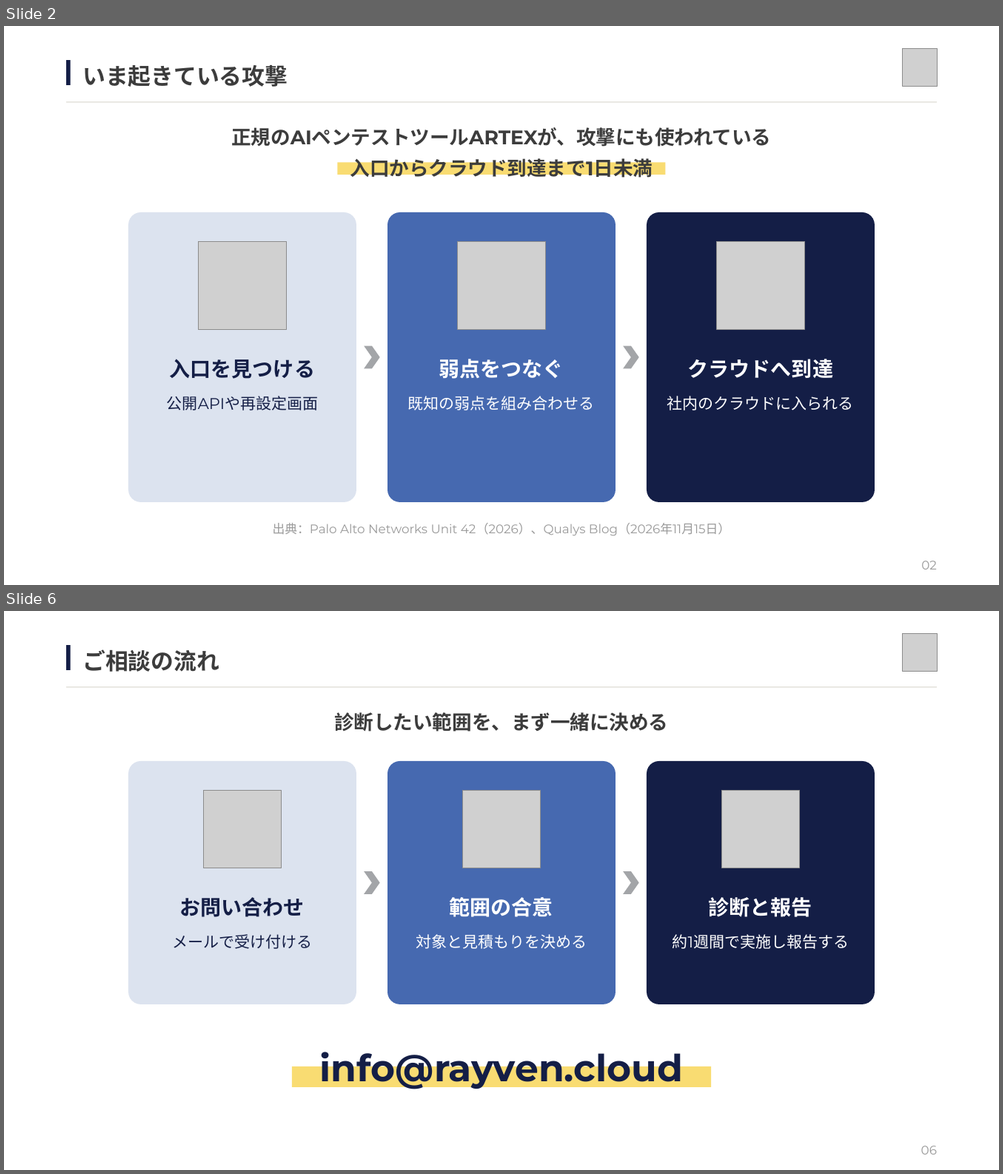
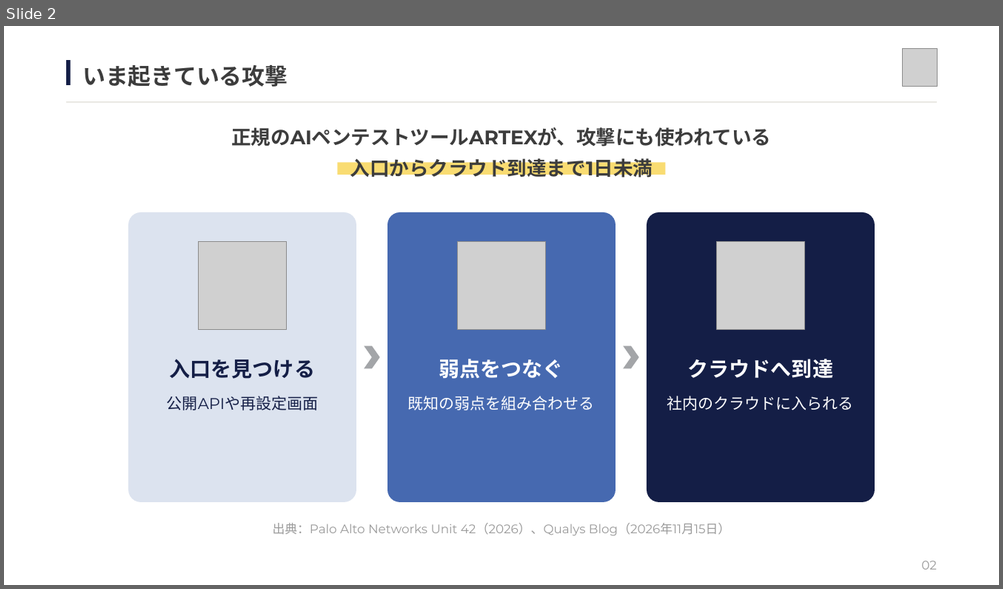
Before and after one commit to yoshiy-dev/yoshiy-dev, a slide deck: artex-deck/Artex_サービス説明.pptx. Shown one above the other, each under a label of ours: slides 2 and 6 before the commit, slide 2 after it; the slides between them are not shown. The pictures are 1003x1174 and 1003x589 pixels, drawn with LibreOffice and Linux fonts; fonts in the diff are those of the drawing; grey boxes stand for pictures. Boxes give left, top, right and bottom in pixels: in the first picture for what was removed or moved away, otherwise in the second. Text is boxed around its words. In the diff, an @@ line names an element or a change of style, - is before the commit and + after.

```diff
--- a/artex-deck/Artex_サービス説明.pptx
+++ b/artex-deck/Artex_サービス説明.pptx
@@ slide 6 removed at (x1=4, y1=611, x2=999, y2=1170), background #FFFFFF @@
@@ rectangle removed at (x1=66, y1=645, x2=71, y2=670) @@
@@ text removed at (x1=82, y1=649, x2=219, y2=672) @@
-ご相談の流れ
@@ picture removed at (x1=902, y1=634, x2=936, y2=672) @@
@@ rectangle removed at (x1=66, y1=686, x2=936, y2=687) @@
@@ text removed at (x1=334, y1=712, x2=668, y2=732) @@
-診断したい範囲を、まず一緒に決める
@@ rounded rectangle removed at (x1=128, y1=761, x2=357, y2=1004) @@
@@ rounded rectangle removed at (x1=387, y1=761, x2=616, y2=1004) @@
@@ rounded rectangle removed at (x1=646, y1=761, x2=875, y2=1004) @@
@@ picture removed at (x1=203, y1=790, x2=281, y2=868) @@
@@ picture removed at (x1=463, y1=790, x2=540, y2=868) @@
@@ picture removed at (x1=722, y1=790, x2=800, y2=868) @@
@@ chevron removed at (x1=364, y1=871, x2=379, y2=894) @@
@@ chevron removed at (x1=623, y1=871, x2=639, y2=894) @@
@@ text removed at (x1=180, y1=897, x2=304, y2=917) @@
-お問い合わせ
@@ text removed at (x1=449, y1=897, x2=553, y2=917) @@
-範囲の合意
@@ text removed at (x1=708, y1=897, x2=812, y2=917) @@
-診断と報告
@@ text removed at (x1=172, y1=934, x2=312, y2=949) @@
-メールで受け付ける
@@ text removed at (x1=415, y1=934, x2=586, y2=949) @@
-対象と見積もりを決める
@@ text removed at (x1=672, y1=934, x2=849, y2=949) @@
-約1週間で実施し報告する
@@ text removed at (x1=320, y1=1046, x2=683, y2=1091) @@
-info@rayven.cloud
@@ rectangle removed at (x1=292, y1=1067, x2=711, y2=1088) @@
@@ text removed at (x1=921, y1=1146, x2=936, y2=1155) @@
-06
```
Also in this commit, not shown: 3 slides changed, 1 slide added, 4 other files.
